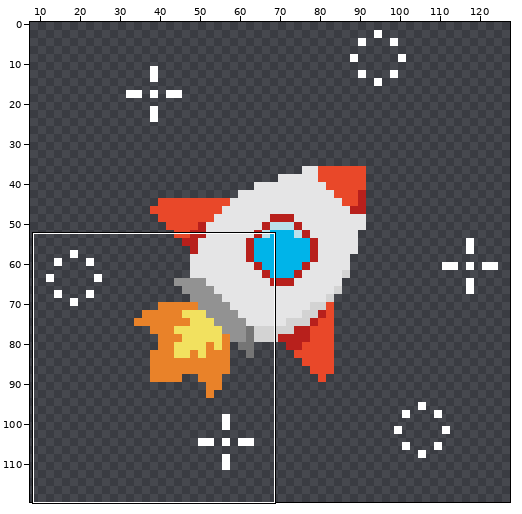
File history of a animated GIF sprite, 220723_2.gif. Above, an overview of the earlier version with the close-up marked.
Close-up. Before:
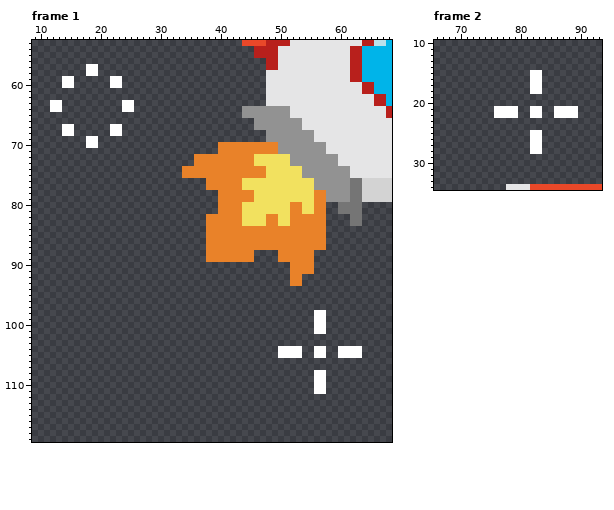
The file is 128x128 pixels, 2 frames. Shown: frame 1: x 9..68, y 53..119; frame 2: x 66..93, y 10..34. The wide view leaves out empty margins. The commit also changed other frames or places, which this record leaves out.
The result:
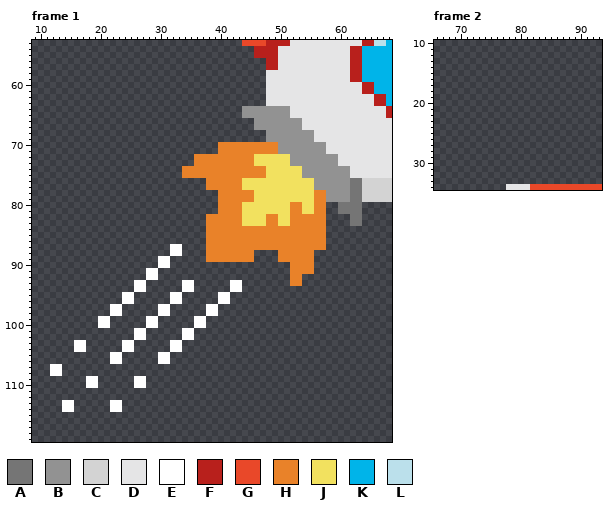
Palette (. is transparent): A #757575  B #929292  C #d3d3d3  D #e5e5e6  E #ffffff  F #b8201c  G #e94829  H #e98229  J #f2e15f  K #00b4e9  L #bbe0eb
The exact change:
Frame 1:
The edit adds colour E in rows 87 to 88 at x 32 to 33; in rows 89 to 90 at x 30 to 31; in rows 91 to 92 at x 28 to 29; in rows 93 to 94 at x 26 to 27, 34 to 35 and 42 to 43; in rows 95 to 96 at x 24 to 25, 32 to 33 and 40 to 41; in rows 97 to 98 at x 22 to 23, 30 to 31 and 38 to 39.
The edit adds colour E in rows 99 to 100 at x 20 to 21, 28 to 29 and 36 to 37; in rows 101 to 102 at x 26 to 27 and 34 to 35; in rows 103 to 104 at x 16 to 17, 24 to 25 and 32 to 33; in rows 105 to 106 at x 22 to 23 and 30 to 31; in rows 107 to 108 at x 12 to 13; in rows 109 to 110 at x 18 to 19 and 26 to 27.
The edit adds colour E in rows 113 to 114 at x 14 to 15 and 22 to 23.
Colour E is removed in rows 57 to 58 at x 18 to 19; in rows 59 to 60 at x 14 to 15 and 22 to 23; in rows 63 to 64 at x 12 to 13 and 24 to 25; in rows 67 to 68 at x 14 to 15 and 22 to 23; in rows 69 to 70 at x 18 to 19; in rows 98 to 101 at x 56 to 57.
Colour E is removed in rows 104 to 105 at x 50 to 53, 56 to 57 and 60 to 63; in rows 108 to 111 at x 56 to 57.
Frame 2:
Colour E is removed in rows 15 to 18 at x 82 to 83; in rows 21 to 22 at x 76 to 79, 82 to 83 and 86 to 89; in rows 25 to 28 at x 82 to 83.
Boxes around the changes in both close-ups, in picture pixels (x1, y1, x2, y2):
erased: (50, 64, 134, 148)
added: (50, 244, 242, 412)
erased: (278, 310, 362, 394)
erased: (494, 70, 578, 154)
